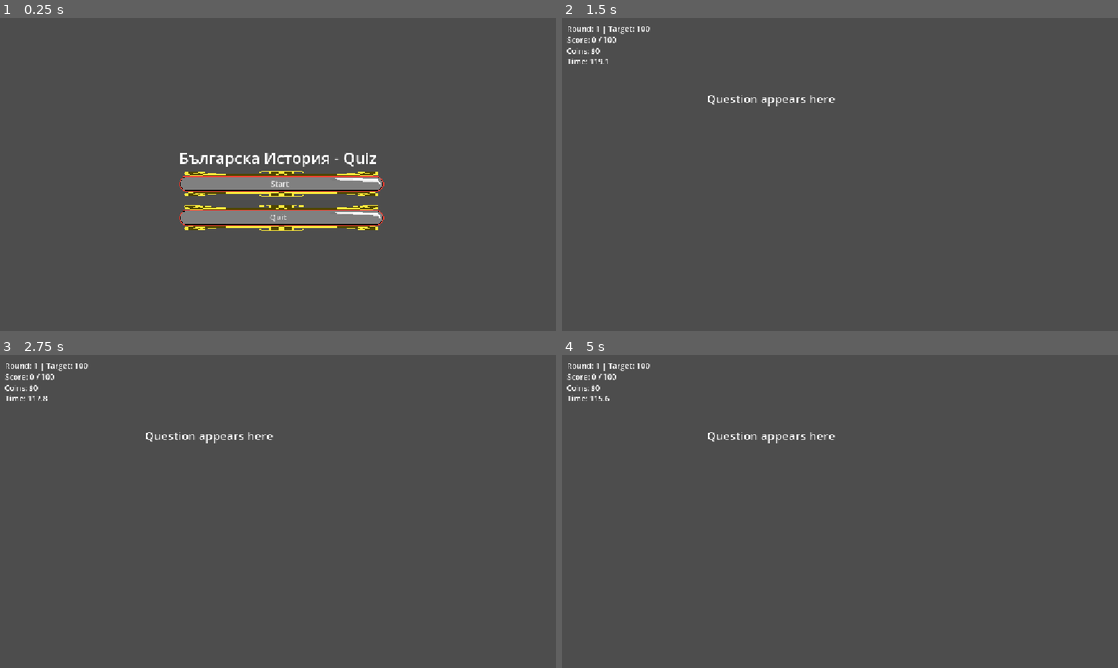
Above: before the commit, frames 1-4 (two rows, left to right).
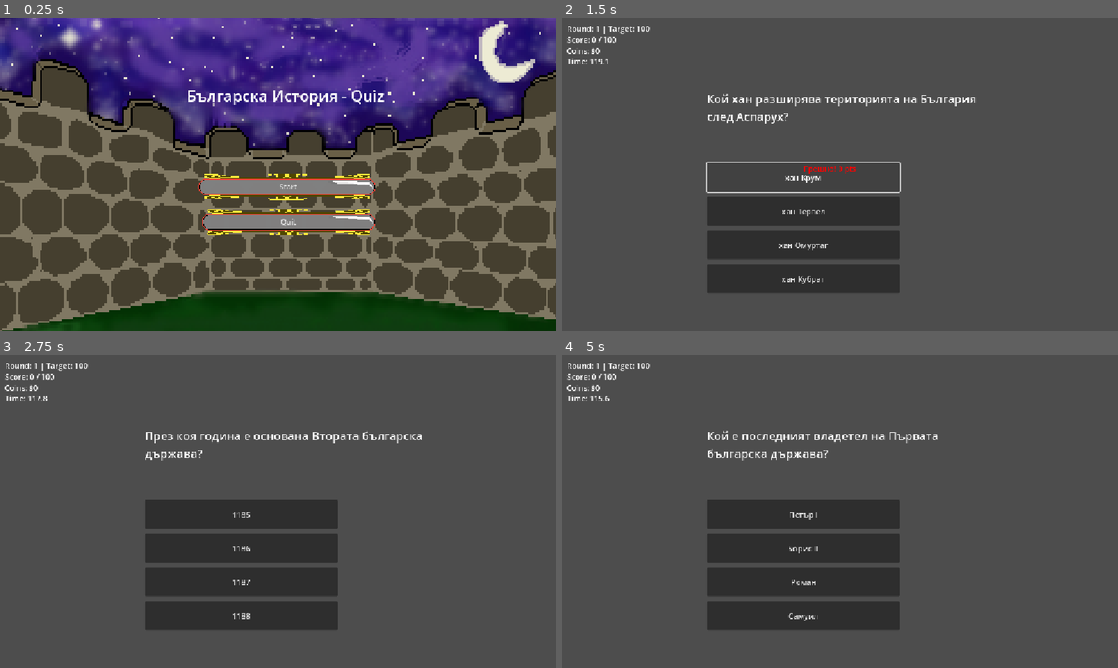
Above: after the commit, the same moments.

Repository: fimo3/roguelike-quiz
Game: Godot game, scene res://Scenes/Main.tscn
Two runs of this game, one before a commit and one after it. Both use one fixed random seed, a clock stepped at 60 frames per second and the inputs below.
Inputs (mouse positions are in pixels of both pictures, inside the frame that each line leads up to):
- Up to frame 1 (0.25 s): no input
- Up to frame 2 (1.5 s): click "Start" at 0.5 s; click (801, 177) at 1.25 s, where only the run after the commit has a clickable "хан Крум"
- Up to frame 3 (2.75 s): click (239, 514) at 2 s, where only the run after the commit has a clickable "Плиска"
- Up to frame 4 (5 s): click (801, 514) at 2.75 s, where only the run after the commit has a clickable "1185"; click (801, 514) at 3.5 s, where only the run after the commit has a clickable "1393"; click (801, 514) at 4.25 s, where only the run after the commit has a clickable "Климент Охридски"

The runs differ from the first frame. In frame 1, 98% of the frame differs, in the area x 0-100%, y 0-100%; in frame 2, 11%; in frame 3, 13%; in frame 4, 13%.

Commit message:
Add nearly full functional game

Diff:
--- a/Scenes/Main.tscn
+++ b/Scenes/Main.tscn
@@ -1,7 +1,8 @@
-[gd_scene load_steps=25 format=3 uid="uid://du5h5luje6ij2"]
+[gd_scene load_steps=26 format=3 uid="uid://du5h5luje6ij2"]
 
 [ext_resource type="Script" uid="uid://c88jmbqr012hg" path="res://Scripts/Main.gd" id="1_r150o"]
 [ext_resource type="Texture2D" uid="uid://c4rpcm1xy8k30" path="res://Assets/Answer.png" id="2_idj7w"]
+[ext_resource type="Texture2D" uid="uid://3m47g144jf6w" path="res://Assets/pixilart-drawing2.png" id="2_kln2b"]
 
 [sub_resource type="StyleBoxEmpty" id="StyleBoxEmpty_frkhe"]
 
@@ -70,10 +71,17 @@
 grow_horizontal = 2
 grow_vertical = 2
 
+[node name="Background" type="Sprite2D" parent="VBoxContainer"]
+position = Vector2(212.99994, 57)
+scale = Vector2(4.5972223, 4.5972223)
+texture = ExtResource("2_kln2b")
+
 [node name="TitleLabel" type="Label" parent="VBoxContainer"]
 layout_mode = 0
-offset_right = 410.0
-offset_bottom = 45.0
+offset_left = 16.0
+offset_top = -129.0
+offset_right = 426.0
+offset_bottom = -84.0
 theme_override_font_sizes/font_size = 32
 text = "Българска История - Quiz"
 
@@ -84,10 +92,10 @@
 anchor_top = 0.5
 anchor_right = 0.5
 anchor_bottom = 0.5
-offset_left = -205.0
-offset_top = 39.0
-offset_right = 219.0
-offset_bottom = 92.0
+offset_left = -158.0
+offset_top = 47.0
+offset_right = 202.0
+offset_bottom = 102.0
 grow_horizontal = 2
 grow_vertical = 2
 texture = ExtResource("2_idj7w")
@@ -104,10 +112,10 @@
 anchor_top = 0.5
 anchor_right = 0.5
 anchor_bottom = 0.5
-offset_left = -205.0
-offset_top = -31.0
-offset_right = 219.0
-offset_bottom = 22.0
+offset_left = -165.0
+offset_top = -25.0
+offset_right = 202.0
+offset_bottom = 28.68351
 grow_horizontal = 2
 grow_vertical = 2
 texture = ExtResource("2_idj7w")
@@ -123,9 +131,10 @@
 anchor_top = 0.30900002
 anchor_right = 1.0
 anchor_bottom = 0.61700004
-offset_top = -0.058002472
+offset_left = 32.799988
+offset_top = 7.9419975
 offset_right = 8.199982
-offset_bottom = 1.04599
+offset_bottom = 5.04599
 grow_horizontal = 2
 grow_vertical = 2
 theme_override_styles/normal = SubResource("StyleBoxEmpty_frkhe")
@@ -145,9 +154,10 @@
 
 [node name="QuitButton" type="Button" parent="VBoxContainer"]
 layout_mode = 0
-offset_top = 120.0
-offset_right = 410.0
-offset_bottom = 170.0
+offset_left = 50.399994
+offset_top = 133.0
+offset_right = 403.0
+offset_bottom = 176.0
 theme_override_styles/normal = SubResource("StyleBoxEmpty_3tgeq")
 theme_override_styles/normal_mirrored = SubResource("StyleBoxEmpty_jyqft")
 theme_override_styles/pressed = SubResource("StyleBoxEmpty_hwpts")
--- a/Scenes/Shop.tscn
+++ b/Scenes/Shop.tscn
@@ -1,12 +1,21 @@
-[gd_scene load_steps=2 format=3 uid="uid://dxlt8gv3h8jt1"]
+[gd_scene load_steps=7 format=3 uid="uid://dxlt8gv3h8jt1"]
 
 [ext_resource type="Script" uid="uid://bi7pyqv3elbpb" path="res://Scripts/Shop.gd" id="1_kjfcx"]
+[ext_resource type="Texture2D" uid="uid://qeg4arsyoefm" path="res://Assets/pixilart-drawing4.png" id="2_iidq5"]
+[ext_resource type="Texture2D" uid="uid://7motpxbbyuqu" path="res://Assets/pixilart-drawing6.png" id="3_wndna"]
+[ext_resource type="Texture2D" uid="uid://b2y6e1tp26iby" path="res://Assets/pixilart-drawing5.png" id="4_ckylj"]
+[ext_resource type="Texture2D" uid="uid://cowdaj5y05fj8" path="res://Assets/pixilart-drawing3.png" id="5_2aaoe"]
+[ext_resource type="Texture2D" uid="uid://doo6aj6dfefkn" path="res://Assets/pixilart-drawing7.png" id="6_ct2yw"]
 
 [node name="Shop" type="Control"]
 layout_mode = 3
 anchors_preset = 15
 anchor_right = 1.0
 anchor_bottom = 1.0
+offset_left = -9.0
+offset_top = 3.0
+offset_right = -9.0
+offset_bottom = 3.0
 grow_horizontal = 2
 grow_vertical = 2
 script = ExtResource("1_kjfcx")
@@ -35,3 +44,45 @@
 offset_right = 1130.0
 offset_bottom = 631.0
 text = "Go"
+
+[node name="PixilartDrawing4" type="Sprite2D" parent="."]
+position = Vector2(795, 338)
+scale = Vector2(1.390625, 1.390625)
+texture = ExtResource("2_iidq5")
+
+[node name="LeftGlove" type="Sprite2D" parent="."]
+visible = false
+position = Vector2(859.00006, 283.99994)
+scale = Vector2(1.6250001, 1.6250001)
+texture = ExtResource("3_wndna")
+
+[node name="RightGlove" type="Sprite2D" parent="."]
+visible = false
+position = Vector2(731.0002, 283.99994)
+rotation = -6.2831855
+scale = Vector2(-1.625, 1.625)
+texture = ExtResource("3_wndna")
+
+[node name="chainmail" type="Sprite2D" parent="."]
+visible = false
+position = Vector2(795.5, 307.5)
+scale = Vector2(1.5546875, 1.5546875)
+texture = ExtResource("4_ckylj")
+
+[node name="hat" type="Sprite2D" parent="."]
+visible = false
+position = Vector2(789, 197.99998)
+scale = Vector2(0.82, 0.82)
+texture = ExtResource("5_2aaoe")
+
+[node name="bootLeft" type="Sprite2D" parent="."]
+visible = false
+position = Vector2(821.4999, 467.00003)
+scale = Vector2(0.67968756, 0.42187473)
+texture = ExtResource("6_ct2yw")
+
+[node name="bootRight" type="Sprite2D" parent="."]
+visible = false
+position = Vector2(768.50006, 467.00003)
+scale = Vector2(-0.68, 0.422)
+texture = ExtResource("6_ct2yw")
--- a/Scripts/GameManager.gd
+++ b/Scripts/GameManager.gd
@@ -40,6 +40,14 @@
 	current_score += final_points
 	return final_points
 
+func decrease_score(points: int):
+	#var final_points = int((points + flat_bonus) * point_multiplier)
+	if current_score == 0:
+		points = 0
+	current_score += points
+	return points
+
+
 func complete_round():
 	if current_score >= score_threshold:
 		var coins_earned = calculate_coins_earned()
--- a/Scripts/QuestionsDatabase.gd
+++ b/Scripts/QuestionsDatabase.gd
@@ -34,11 +34,12 @@
 		if q not in used_questions:
 			available.append(q)
 
-	if available.is_empty():
+	if available.is_empty() or available[0].difficulty > turn:
 		used_questions.clear()
 		available = questions.duplicate()
 	var question = available[randi() % available.size()]
-	while question.difficulty != turn:
+	push_error([question.difficulty, turn])
+	while question.difficulty > turn:
 		question = available[randi() % available.size()]
 	used_questions.append(question)
 	return question
--- a/Scripts/QuizRound.gd
+++ b/Scripts/QuizRound.gd
@@ -65,7 +65,9 @@
 
 		show_feedback("Правилно! +%d pts" % final_points, Color.GREEN)
 	else:
-		show_feedback("Грешно!", Color.RED)
+		var final_points = GameManager.decrease_score(-5)
+
+		show_feedback("Грешно! %d pts" % final_points, Color.RED)
 
 	update_ui()
 	await get_tree().create_timer(0.5).timeout
--- a/Scripts/Shop.gd
+++ b/Scripts/Shop.gd
@@ -4,6 +4,12 @@
 @onready var coins_label = $CoinsLabel
 @onready var shop_container = $ShopContainer
 @onready var continue_button = $ContinueButton
+@onready var left_glove = $LeftGlove
+@onready var right_glove = $RightGlove
+@onready var chainmail = $chainmail
+@onready var hat = $hat
+@onready var boot_left = $bootLeft
+@onready var boot_right = $bootRight
 
 # Sample armor data - can be moved to JSON later
 var available_armor = [
@@ -34,6 +40,7 @@
 ]
 
 func _ready():
+	activate_armour()
 	update_coins_display()
 	populate_shop()
 	continue_button.pressed.connect(_on_continue_pressed)
@@ -101,6 +108,20 @@
 		GameManager.equip_armor(armor)
 		update_coins_display()
 		populate_shop() # Refresh shop display
+		activate_armour()
 
 func _on_continue_pressed():
 	get_tree().change_scene_to_file("res://Scenes/QuizRound.tscn")
+func activate_armour():
+	if !GameManager.equipped_armor.is_empty():
+		for eq in GameManager.equipped_armor:
+			if eq.name == "Брониран нагръдник":
+				chainmail.visible = true
+			elif eq.name == "Шлем на мъдростта":
+				hat.visible = true
+			elif eq.name == "Ботуши на скоростта":
+				boot_left.visible = true
+				boot_right.visible = true
+			elif eq.name == "Ръкавици на точността":
+				left_glove.visible = true
+				right_glove.visible = true
--- a/questions.json
+++ b/questions.json
@@ -1,4 +1,5 @@
-[
+{
+	"questions":[
   {
 	"text": "Кой хан основава Първата българска държава?",
 	"answers": ["хан Аспарух", "хан Крум", "хан Тервел", "хан Омуртаг"],
@@ -18,7 +19,7 @@
 	"difficulty": 0
   },
   {
-	"text": "През коя година Борис I приема християнството?",
+	"text": "През коя година България приема християнството?",
 	"answers": ["863", "864", "865", "866"],
 	"correct": 2,
 	"difficulty": 0
@@ -865,3 +866,4 @@
 	"difficulty": 5
   }
 ]
+}
Binary file added: Assets/pixilart-drawing2.png
Not shown, added: Assets/pixilart-drawing2.png.import
Binary file added: Assets/pixilart-drawing3.png
Not shown, added: Assets/pixilart-drawing3.png.import
Binary file added: Assets/pixilart-drawing4.png
Not shown, added: Assets/pixilart-drawing4.png.import
Binary file added: Assets/pixilart-drawing5.png
Not shown, added: Assets/pixilart-drawing5.png.import
Binary file added: Assets/pixilart-drawing6.png
Not shown, added: Assets/pixilart-drawing6.png.import
Binary file added: Assets/pixilart-drawing7.png
Not shown, added: Assets/pixilart-drawing7.png.import
